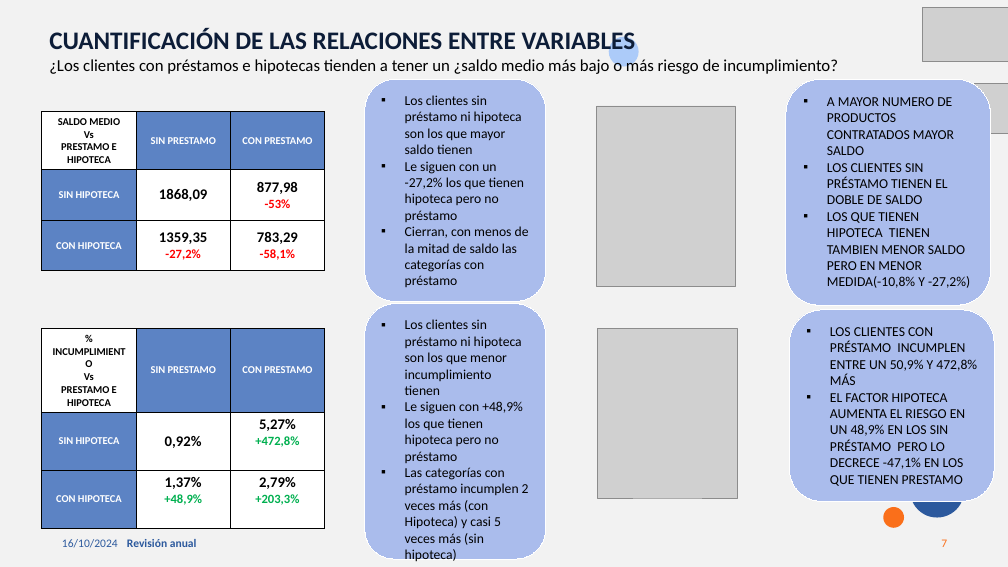
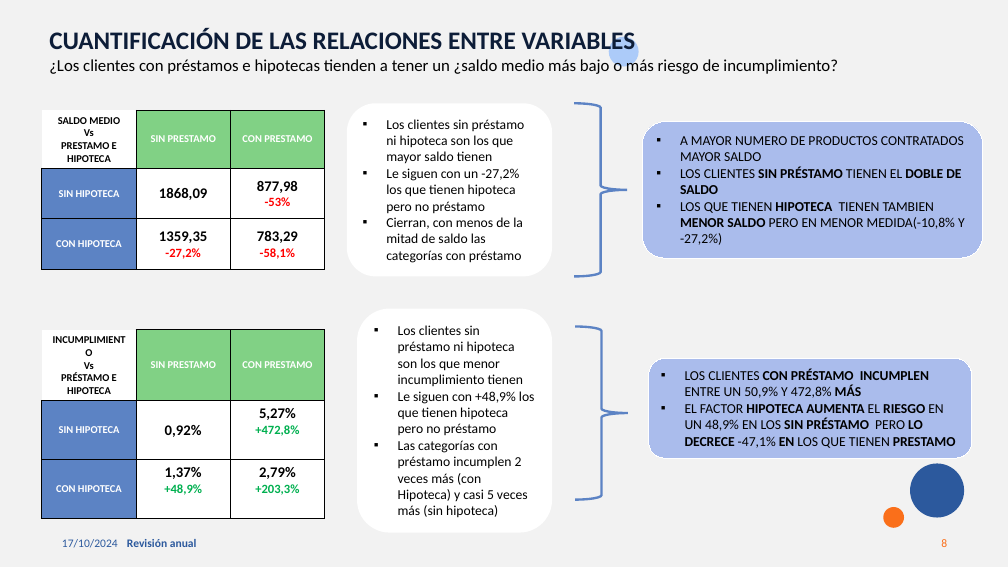
Before and after one commit to MarinaTorba/PersonalDataProrjects, a slide deck: slide 8 of Equip_B/results/S2_Presentacion_Finanzas.pptx (slide 7 before the commit). Drawn at 1008x567 pixels with LibreOffice and Linux fonts; fonts in the diff are those of the drawing; grey boxes stand for pictures. Boxes give left, top, right and bottom in pixels: in the first picture for what was removed or moved away, otherwise in the second. Text is boxed around its words. In the diff, an @@ line names an element or a change of style, - is before the commit and + after.

```diff
--- a/Equip_B/results/S2_Presentacion_Finanzas.pptx
+++ b/Equip_B/results/S2_Presentacion_Finanzas.pptx
@@ picture removed at box(923, 7, 1008, 61) @@
@@ picture removed at box(923, 84, 1008, 134) @@
@@ table at box(42, 110, 325, 496) @@
@@ fill #5C83C4 to #81D185 in 2 cells @@
@@ borders changed @@
@@ rounded rectangle "Los clientes sin préstamo ni ..." at box(347, 104, 552, 277): fill #AABCEC to #FFFFFF; outline #FFFFFF 0.75 pt to none @@
@@ rounded rectangle "Los clientes sin préstamo ni ...": place and size @@
-rounded rectangle "Los clientes sin préstamo ni ..." at box(365, 79, 546, 302)
+rounded rectangle "Los clientes sin préstamo ni ..." at box(347, 104, 552, 277)
@@ right brace added at box(575, 104, 628, 277), outline #5C83C4 2.25 pt @@
@@ picture removed at box(597, 106, 736, 287) @@
@@ rounded rectangle "A MAYOR NUMERO DE PRODUCTOS ...": place and size @@
-rounded rectangle "A MAYOR NUMERO DE PRODUCTOS ..." at box(786, 79, 991, 306)
+rounded rectangle "A MAYOR NUMERO DE PRODUCTOS ..." at box(643, 122, 983, 259)
@@ text in rounded rectangle at box(680, 166, 965, 245): bold on in "SIN PRÉSTAMO DOBLE DE SALDO", "HIPOTECA MENOR SALDO" @@
@@ rounded rectangle "Los clientes sin préstamo ni ...": place and size @@
-rounded rectangle "Los clientes sin préstamo ni ..." at box(365, 304, 546, 560)
+rounded rectangle "Los clientes sin préstamo ni ..." at box(357, 309, 552, 532)
@@ rounded rectangle "Los clientes sin préstamo ni ..." at box(357, 309, 552, 532): fill #AABCEC to #FFFFFF; outline #FFFFFF 0.75 pt to none @@
@@ right brace added at box(575, 327, 628, 500), outline #5C83C4 2.25 pt @@
@@ picture removed at box(597, 329, 738, 498) @@
@@ table at box(42, 330, 325, 511) @@
-row 1, column 1: % INCUMPLIMIENTO / Vs / PRESTAMO E HIPOTECA
+row 1, column 1: INCUMPLIMIENTO / Vs / PRÉSTAMO E HIPOTECA
@@ fill #5C83C4 to #81D185 in 2 cells @@
@@ borders changed @@
@@ rounded rectangle "LOS CLIENTES CON PRÉSTAMO INCUMPLEN ...": place and size @@
-rounded rectangle "LOS CLIENTES CON PRÉSTAMO INCUMPLEN ..." at box(789, 310, 994, 501)
+rounded rectangle "LOS CLIENTES CON PRÉSTAMO INCUMPLEN ..." at box(649, 358, 972, 458)
@@ rounded rectangle "LOS CLIENTES CON PRÉSTAMO INCUMPLEN ..." at box(649, 358, 972, 458): bold on in "CON PRÉSTAMO INCUMPLEN MÁS", "HIPOTECA AUMENTA RIESGO SIN PRÉSTAMO LO DECRECE ..." @@
@@ text at box(62, 539, 118, 548): text changed @@
-16/10/2024
+17/10/2024
@@ page number at box(941, 539, 947, 547): text changed @@
-7
+8
```
Also in this commit, not shown: 7 other slides changed, 1 slide added, 2 other files.
